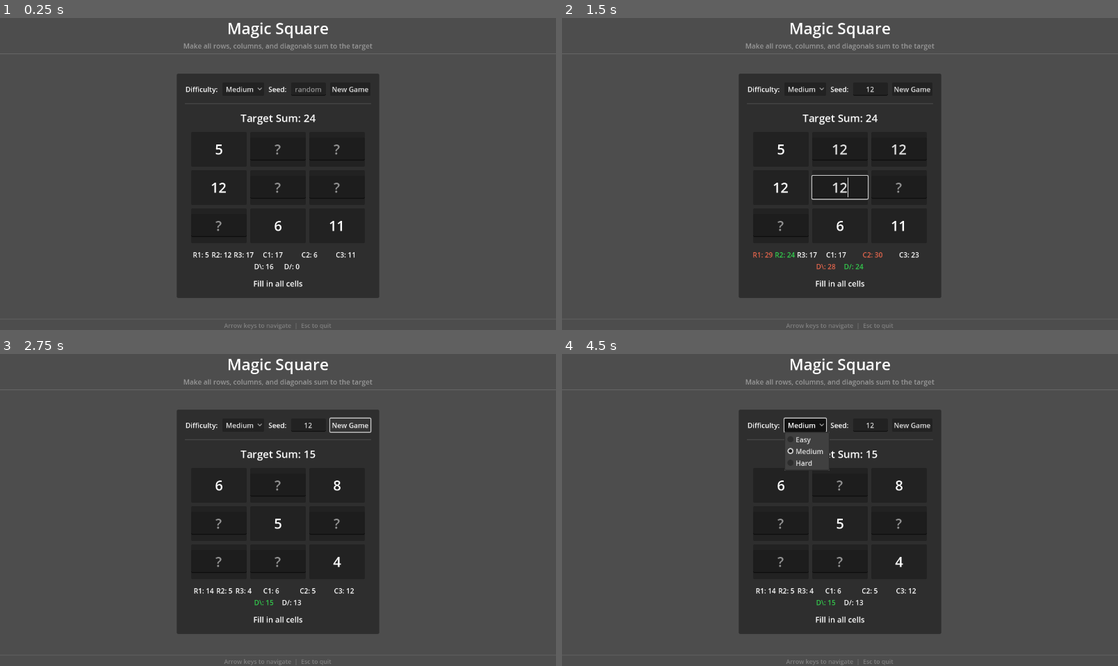
Above: before the commit, frames 1-4 (two rows, left to right).
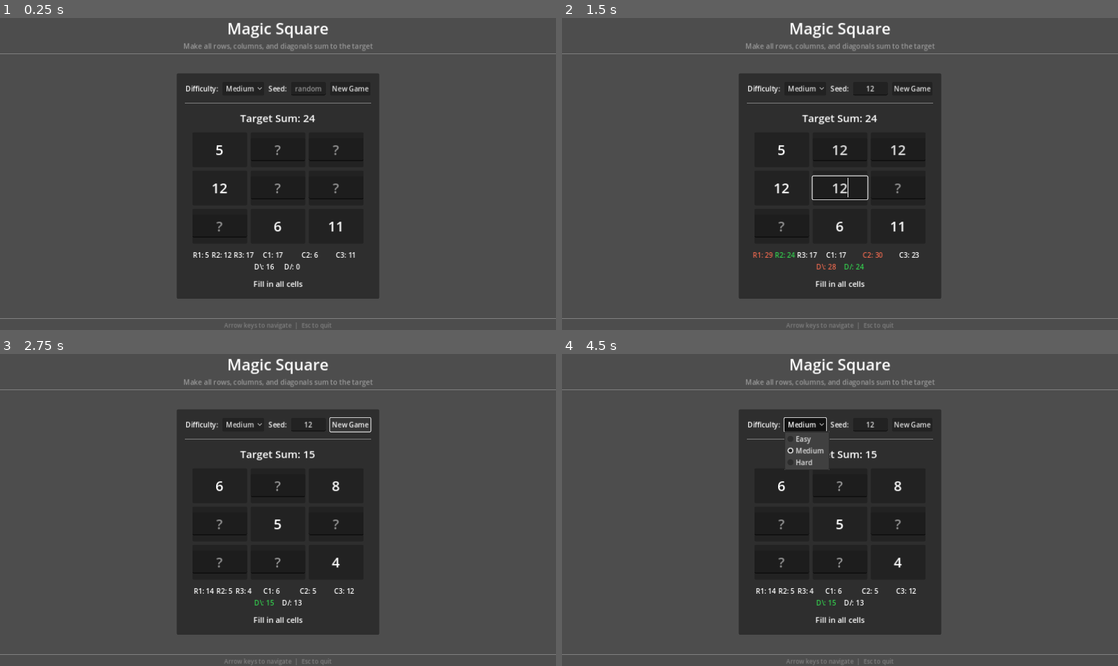
Above: after the commit, the same moments.

Repository: KevinTCoughlin/magic-square
Game: Godot game, scene res://game.tscn
Same seed, same stepped clock (60 frames per second), same inputs: the game is played once before the commit and once after it.
Inputs (mouse positions are in pixels of both pictures, inside the frame that each line leads up to):
- Up to frame 1 (0.25 s): no input
- Up to frame 2 (1.5 s): click (867, 89) at 0.52 s; type "12" at 0.6 s; click (840, 149) at 0.75 s; type "12" at 0.83 s; click (901, 149) at 0.98 s; type "12" at 1.07 s; click (840, 186) at 1.27 s; type "12" at 1.35 s
- Up to frame 3 (2.75 s): click (339, 522) at 1.5 s; type "12" at 1.58 s; click (216, 563) at 1.73 s; type "12" at 1.82 s; click "New Game" at 2 s
- Up to frame 4 (4.5 s): click (840, 485) at 2.77 s; type "12" at 2.85 s; click (778, 522) at 3 s; type "12" at 3.08 s; click (901, 522) at 3.23 s; type "12" at 3.32 s; click "New Game" at 3.5 s; click "Medium" at 4.25 s

The runs differ from the first frame. In frame 1, 1.9% of the frame differs, in the area x 0-100%, y 1-100%; in frame 2, 2.0%; in frame 3, 1.9%; in frame 4, 1.9%.

Commit message:
chore: productionize repo with dev tooling and open-source standards
- Add Justfile for Unix-style task running (just run, just check, etc.)
- Add .editorconfig for consistent formatting across editors
- Add .mise.toml for Python runtime (gdtoolkit)
- Add .pre-commit-config.yaml with gdformat/gdlint hooks
- Add pyproject.toml with gdlint configuration
- Add GitHub Actions CI (lint + Godot validation)
- Add LICENSE (MIT), CONTRIBUTING.md, SECURITY.md
- Add README.md with badges and documentation
- Add icon.svg for project
- Enable strict GDScript warnings in project.godot
- Format all GDScript with gdformat
- Remove unused main.gd/main.tscn

Co-Authored-By: Claude Opus 4.5 <noreply@anthropic.com>

Diff:
--- a/cell.gd
+++ b/cell.gd
@@ -31,7 +31,7 @@
 	is_editable = editable
 
 	if not is_node_ready():
-		_pending_setup = { "index": index, "value": value, "editable": editable }
+		_pending_setup = {"index": index, "value": value, "editable": editable}
 		return
 
 	_apply_setup(index, value, editable)
--- a/game.gd
+++ b/game.gd
@@ -3,13 +3,20 @@
 const CellScene := preload("res://cell.tscn")
 const PuzzleGen := preload("res://puzzle_generator.gd")
 
-@onready var grid_container: GridContainer = $VBoxContainer/CenterContainer/GamePanel/MarginContainer/VBoxContainer/GridContainer
-@onready var target_label: Label = $VBoxContainer/CenterContainer/GamePanel/MarginContainer/VBoxContainer/TargetLabel
-@onready var status_label: Label = $VBoxContainer/CenterContainer/GamePanel/MarginContainer/VBoxContainer/StatusLabel
-@onready var difficulty_option: OptionButton = $VBoxContainer/CenterContainer/GamePanel/MarginContainer/VBoxContainer/HBoxContainer/DifficultyOption
-@onready var seed_input: LineEdit = $VBoxContainer/CenterContainer/GamePanel/MarginContainer/VBoxContainer/HBoxContainer/SeedInput
-@onready var new_game_btn: Button = $VBoxContainer/CenterContainer/GamePanel/MarginContainer/VBoxContainer/HBoxContainer/NewGameBtn
-@onready var sum_indicators: Control = $VBoxContainer/CenterContainer/GamePanel/MarginContainer/VBoxContainer/SumIndicators
+@onready
+var grid_container: GridContainer = $VBoxContainer/CenterContainer/GamePanel/MarginContainer/VBoxContainer/GridContainer
+@onready
+var target_label: Label = $VBoxContainer/CenterContainer/GamePanel/MarginContainer/VBoxContainer/TargetLabel
+@onready
+var status_label: Label = $VBoxContainer/CenterContainer/GamePanel/MarginContainer/VBoxContainer/StatusLabel
+@onready
+var difficulty_option: OptionButton = $VBoxContainer/CenterContainer/GamePanel/MarginContainer/VBoxContainer/HBoxContainer/DifficultyOption
+@onready
+var seed_input: LineEdit = $VBoxContainer/CenterContainer/GamePanel/MarginContainer/VBoxContainer/HBoxContainer/SeedInput
+@onready
+var new_game_btn: Button = $VBoxContainer/CenterContainer/GamePanel/MarginContainer/VBoxContainer/HBoxContainer/NewGameBtn
+@onready
+var sum_indicators: Control = $VBoxContainer/CenterContainer/GamePanel/MarginContainer/VBoxContainer/SumIndicators
 
 var generator: RefCounted
 var current_puzzle: Dictionary
@@ -93,11 +100,7 @@
 	# Create new cells
 	for i in 9:
 		var cell = CellScene.instantiate()
-		cell.setup(
-			i,
-			current_puzzle.solution[i],
-			not current_puzzle.visible_mask[i]
-		)
+		cell.setup(i, current_puzzle.solution[i], not current_puzzle.visible_mask[i])
 		cell.value_changed.connect(_on_cell_value_changed)
 		grid_container.add_child(cell)
 		cells.append(cell)
--- /dev/null
+++ b/icon.svg
@@ -0,0 +1,25 @@
+<svg xmlns="http://www.w3.org/2000/svg" viewBox="0 0 128 128">
+  <rect width="128" height="128" rx="16" fill="#1a1a2e"/>
+  <g fill="none" stroke="#eee" stroke-width="2">
+    <rect x="16" y="16" width="28" height="28" rx="4"/>
+    <rect x="50" y="16" width="28" height="28" rx="4"/>
+    <rect x="84" y="16" width="28" height="28" rx="4"/>
+    <rect x="16" y="50" width="28" height="28" rx="4"/>
+    <rect x="50" y="50" width="28" height="28" rx="4"/>
+    <rect x="84" y="50" width="28" height="28" rx="4"/>
+    <rect x="16" y="84" width="28" height="28" rx="4"/>
+    <rect x="50" y="84" width="28" height="28" rx="4"/>
+    <rect x="84" y="84" width="28" height="28" rx="4"/>
+  </g>
+  <g font-family="system-ui, sans-serif" font-size="16" font-weight="bold" fill="#4ecdc4" text-anchor="middle">
+    <text x="30" y="36">2</text>
+    <text x="64" y="36">7</text>
+    <text x="98" y="36">6</text>
+    <text x="30" y="70">9</text>
+    <text x="64" y="70">5</text>
+    <text x="98" y="70">1</text>
+    <text x="30" y="104">4</text>
+    <text x="64" y="104">3</text>
+    <text x="98" y="104">8</text>
+  </g>
+</svg>
--- a/main.gd
+++ /dev/null
@@ -1,11 +0,0 @@
-extends Control
-
-@onready var label: Label = $CenterContainer/Label
-
-func _ready() -> void:
-	print("Hello, World!")
-	label.text = "Hello, World!"
-
-func _input(event: InputEvent) -> void:
-	if event.is_action_pressed("ui_cancel"):
-		get_tree().quit()
--- a/main.tscn
+++ /dev/null
@@ -1,25 +0,0 @@
-[gd_scene load_steps=2 format=3 uid="uid://dxh3q2yf8m7ks"]
-
-[ext_resource type="Script" path="res://main.gd" id="1_main"]
-
-[node name="Main" type="Control"]
-layout_mode = 3
-anchors_preset = 15
-anchor_right = 1.0
-anchor_bottom = 1.0
-grow_horizontal = 2
-grow_vertical = 2
-script = ExtResource("1_main")
-
-[node name="CenterContainer" type="CenterContainer" parent="."]
-layout_mode = 1
-anchors_preset = 15
-anchor_right = 1.0
-anchor_bottom = 1.0
-grow_horizontal = 2
-grow_vertical = 2
-
-[node name="Label" type="Label" parent="CenterContainer"]
-layout_mode = 2
-theme_override_font_sizes/font_size = 48
-text = "Loading..."
--- a/project.godot
+++ b/project.godot
@@ -11,10 +11,52 @@
 [application]
 
 config/name="Magic Square"
+config/description="A 3x3 math puzzle game where rows, columns, and diagonals sum to N"
+config/version="0.1.0"
+config/tags=PackedStringArray("puzzle", "math", "casual")
 run/main_scene="res://game.tscn"
 config/features=PackedStringArray("4.3", "Forward Plus")
+config/icon="res://icon.svg"
+
+[autoload]
+
+[debug]
+
+gdscript/warnings/untyped_declaration=1
+gdscript/warnings/inferred_declaration=1
+gdscript/warnings/unsafe_property_access=1
+gdscript/warnings/unsafe_method_access=1
+gdscript/warnings/unsafe_cast=1
+gdscript/warnings/unsafe_call_argument=1
+gdscript/warnings/return_value_discarded=0
+gdscript/warnings/integer_division=0
 
 [display]
 
 window/size/viewport_width=1280
 window/size/viewport_height=720
+window/size/resizable=true
+window/stretch/mode="canvas_items"
+window/stretch/aspect="expand"
+window/handheld/orientation=0
+
+[gui]
+
+theme/default_font_antialiasing=1
+theme/lcd_subpixel_layout=1
+
+[input]
+
+ui_accept={
+"deadzone": 0.5,
+"events": [Object(InputEventKey,"resource_local_to_scene":false,"resource_name":"","device":0,"window_id":0,"alt_pressed":false,"shift_pressed":false,"ctrl_pressed":false,"meta_pressed":false,"pressed":false,"keycode":4194309,"physical_keycode":0,"key_label":0,"unicode":0,"location":0,"echo":false,"script":null)
+, Object(InputEventKey,"resource_local_to_scene":false,"resource_name":"","device":0,"window_id":0,"alt_pressed":false,"shift_pressed":false,"ctrl_pressed":false,"meta_pressed":false,"pressed":false,"keycode":4194310,"physical_keycode":0,"key_label":0,"unicode":0,"location":0,"echo":false,"script":null)
+, Object(InputEventKey,"resource_local_to_scene":false,"resource_name":"","device":0,"window_id":0,"alt_pressed":false,"shift_pressed":false,"ctrl_pressed":false,"meta_pressed":false,"pressed":false,"keycode":32,"physical_keycode":0,"key_label":0,"unicode":32,"location":0,"echo":false,"script":null)
+]
+}
+
+[rendering]
+
+renderer/rendering_method="forward_plus"
+textures/vram_compression/import_etc2_astc=true
+anti_aliasing/quality/msaa_2d=2
Not shown, added: .pre-commit-config.yaml
Not shown, changed: CLAUDE.md
Not shown, added: CONTRIBUTING.md
Not shown, added: SECURITY.md
